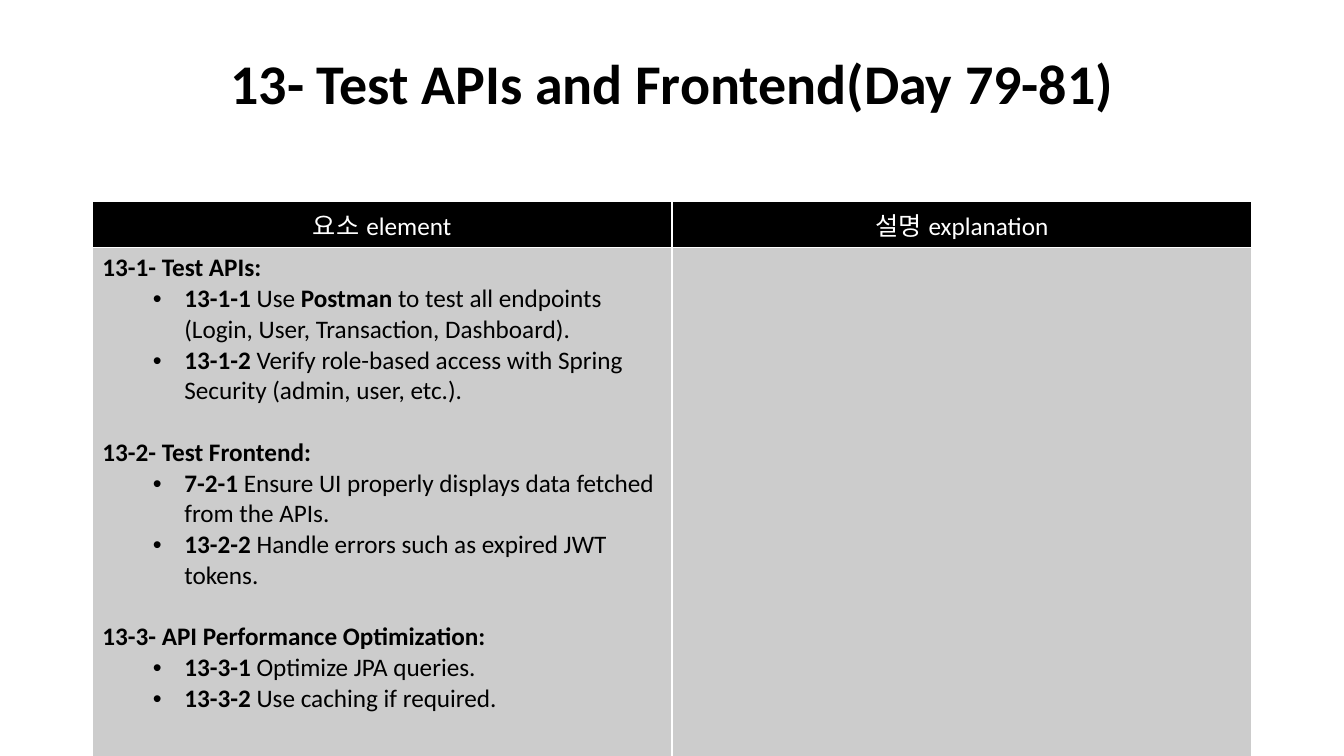
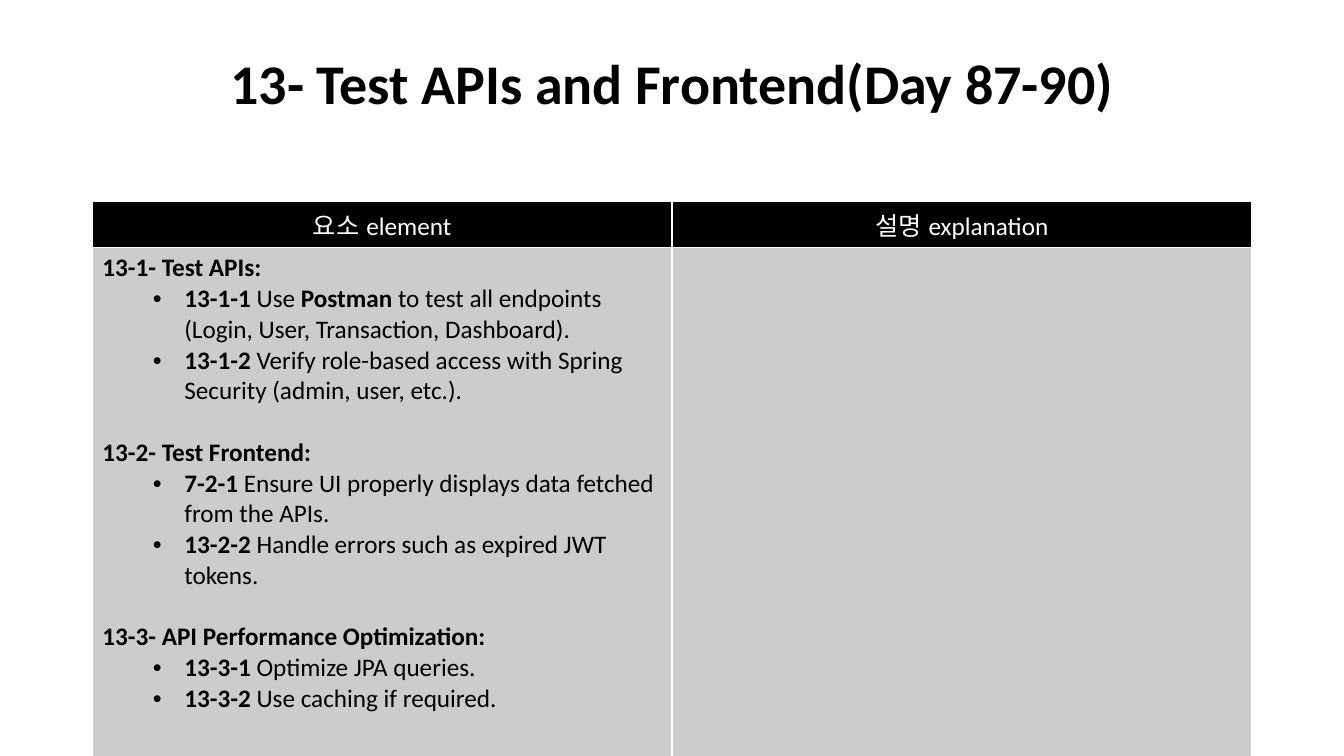
Before and after one commit to javaman37/garnet, a slide deck: slide 31 of src/main/resources/AdminPagePlanning.pptx (slide 28 before the commit). Drawn at 1344x756 pixels with LibreOffice and Linux fonts; fonts in the diff are those of the drawing. Boxes give left, top, right and bottom in pixels: in the first picture for what was removed or moved away, otherwise in the second. Text is boxed around its words. In the diff, an @@ line names an element or a change of style, - is before the commit and + after.

Commit message:
-add more user APIs(4-11->4-21),update plan

```diff
--- a/src/main/resources/AdminPagePlanning.pptx
+++ b/src/main/resources/AdminPagePlanning.pptx
@@ title at (x1=231, y1=62, x2=1113, y2=113): text changed @@
-13- Test APIs and Frontend(Day 79-81)
+13- Test APIs and Frontend(Day 87-90)
```
Also in this commit, not shown: 22 other slides changed, 3 slides added, 1 other file.
